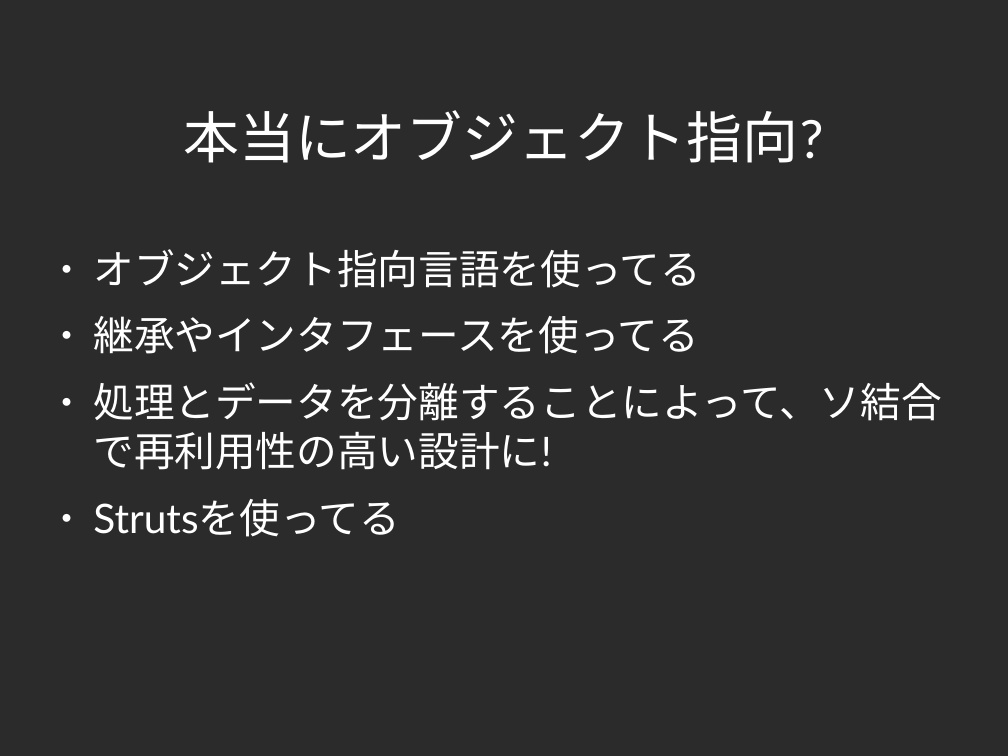
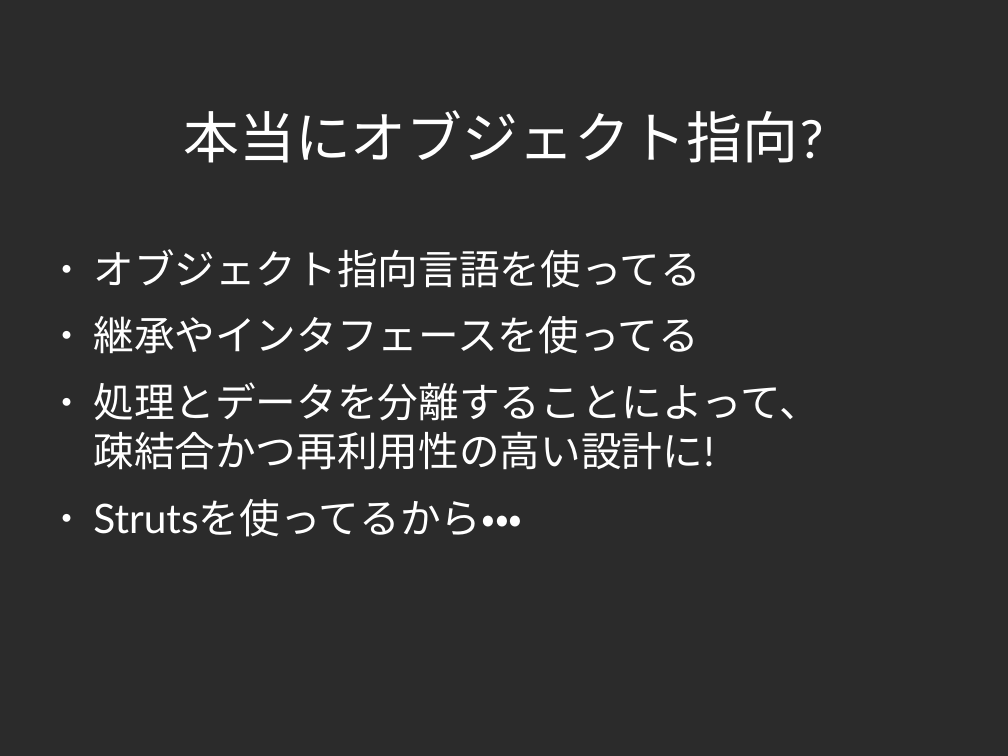
Before and after one commit to yojik/yojik-lib, a slide deck: slide 6 of 2009devsumi/oo_exercise/doc/devsum.odp. Drawn at 1008x756 pixels with LibreOffice and Linux fonts; fonts in the diff are those of the drawing; background and template pictures are left out; a plain dark background stands for a picture behind light text. Boxes give left, top, right and bottom in pixels: in the first picture for what was removed or moved away, otherwise in the second. Text is boxed around its words. In the diff, an @@ line names an element or a change of style, - is before the commit and + after.

```diff
--- a/2009devsumi/oo_exercise/doc/devsum.odp
+++ b/2009devsumi/oo_exercise/doc/devsum.odp
@@ text at (93,382,820,537): text changed @@
-● 処理とデータを分離することによって、ソ結合で再利用性の高い設計に!
-● Strutsを使ってる
+● 処理とデータを分離することによって、
+  疎結合かつ再利用性の高い設計に!
+● Strutsを使ってるから・・・
```
Also in this commit, not shown: 12 other slides changed, 1 slide added, 1 slide removed, 2 other files.
